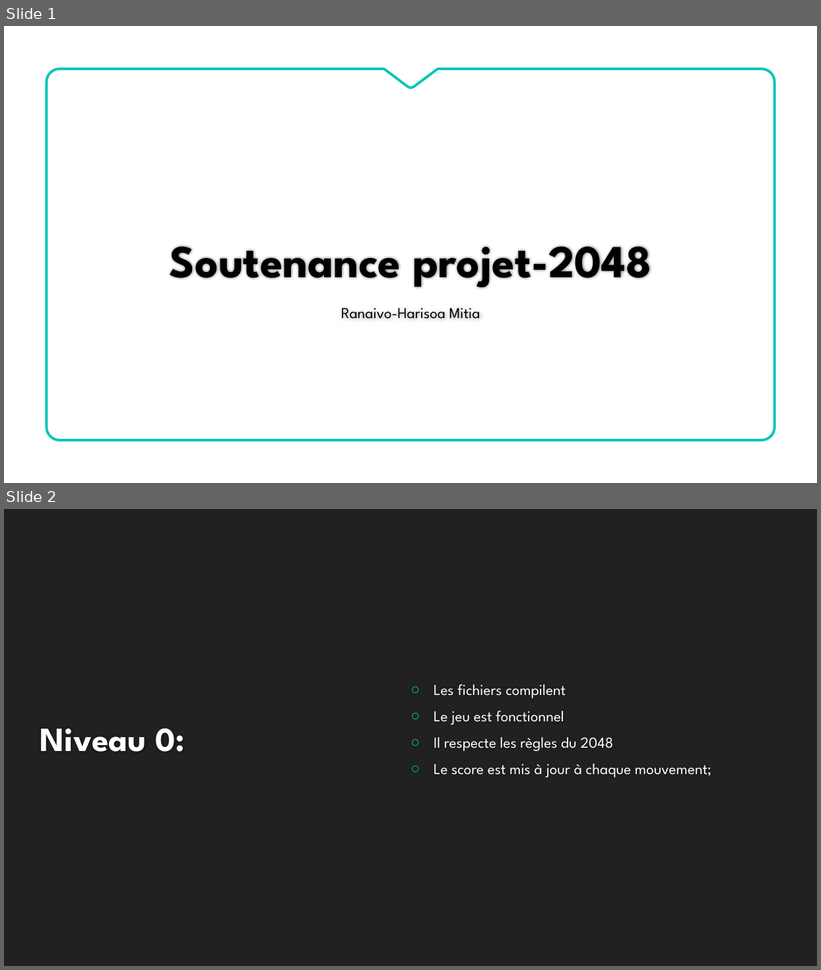
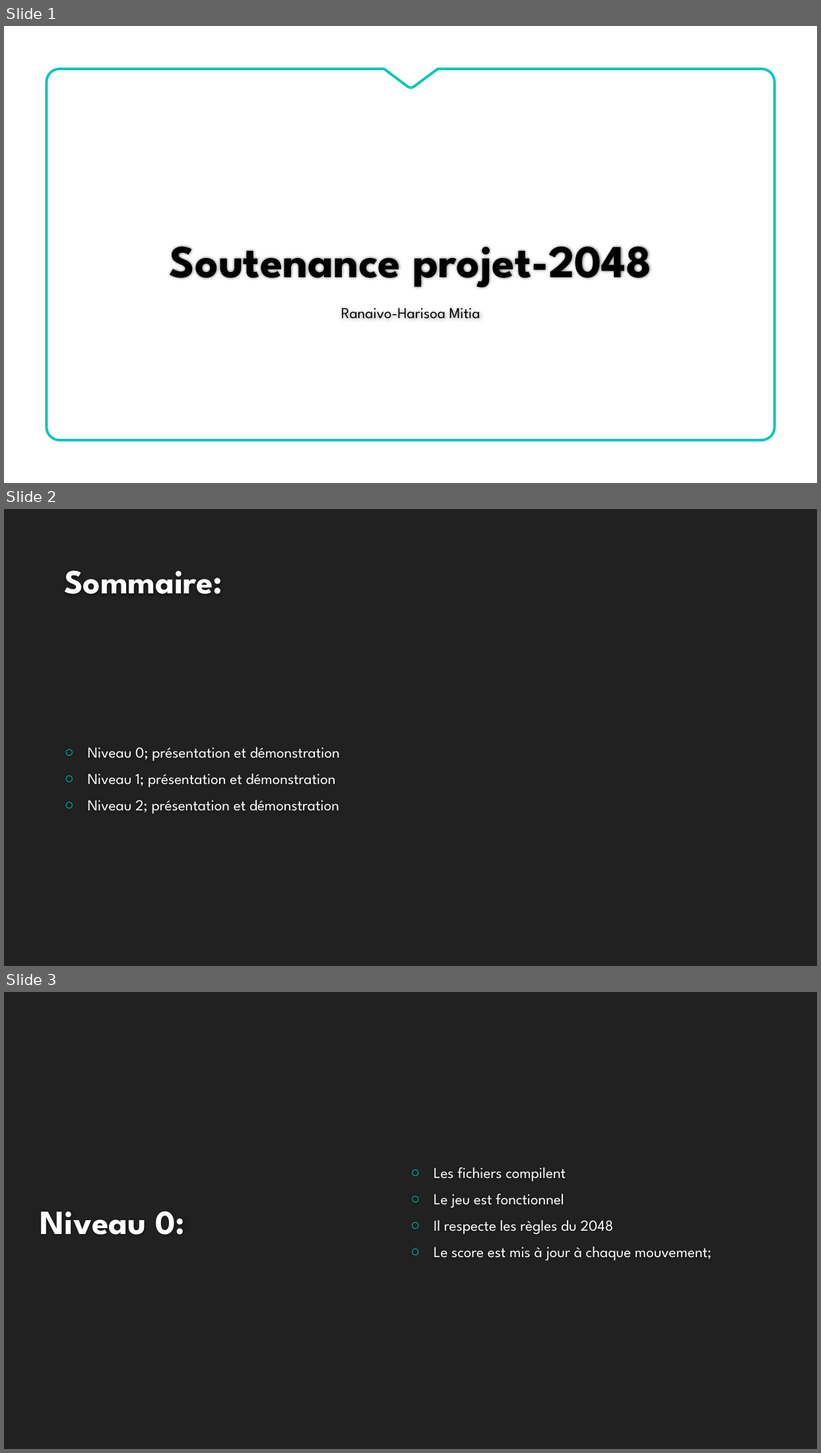
Before and after one commit to meethyrh/Projet2048v3, a slide deck: Soutenance.pptx. Shown one above the other, each under a label of ours: slides 1 and 2 before the commit, slides 1, 2 and 3 after it. The pictures are 821x970 and 821x1453 pixels, drawn with LibreOffice and Linux fonts; fonts in the diff are those of the drawing; background and template pictures are left out. Boxes give left, top, right and bottom in pixels: in the first picture for what was removed or moved away, otherwise in the second. Text is boxed around its words. In the diff, an @@ line names an element or a change of style, - is before the commit and + after.

Commit message:
test

```diff
--- a/Soutenance.pptx
+++ b/Soutenance.pptx
@@ slide 2 added at bbox=[4, 509, 817, 966], background #212121 @@
@@ title added at bbox=[64, 570, 222, 594], 40 pt, text #FEFEFE, bold @@
+Sommaire:
@@ text added at bbox=[88, 747, 340, 814], 18 pt, text #FFFFFF @@
+○ Niveau 0; présentation et démonstration
+○ Niveau 1; présentation et démonstration
+○ Niveau 2; présentation et démonstration
@@ what was slide 2 is now slide 3 @@
```
